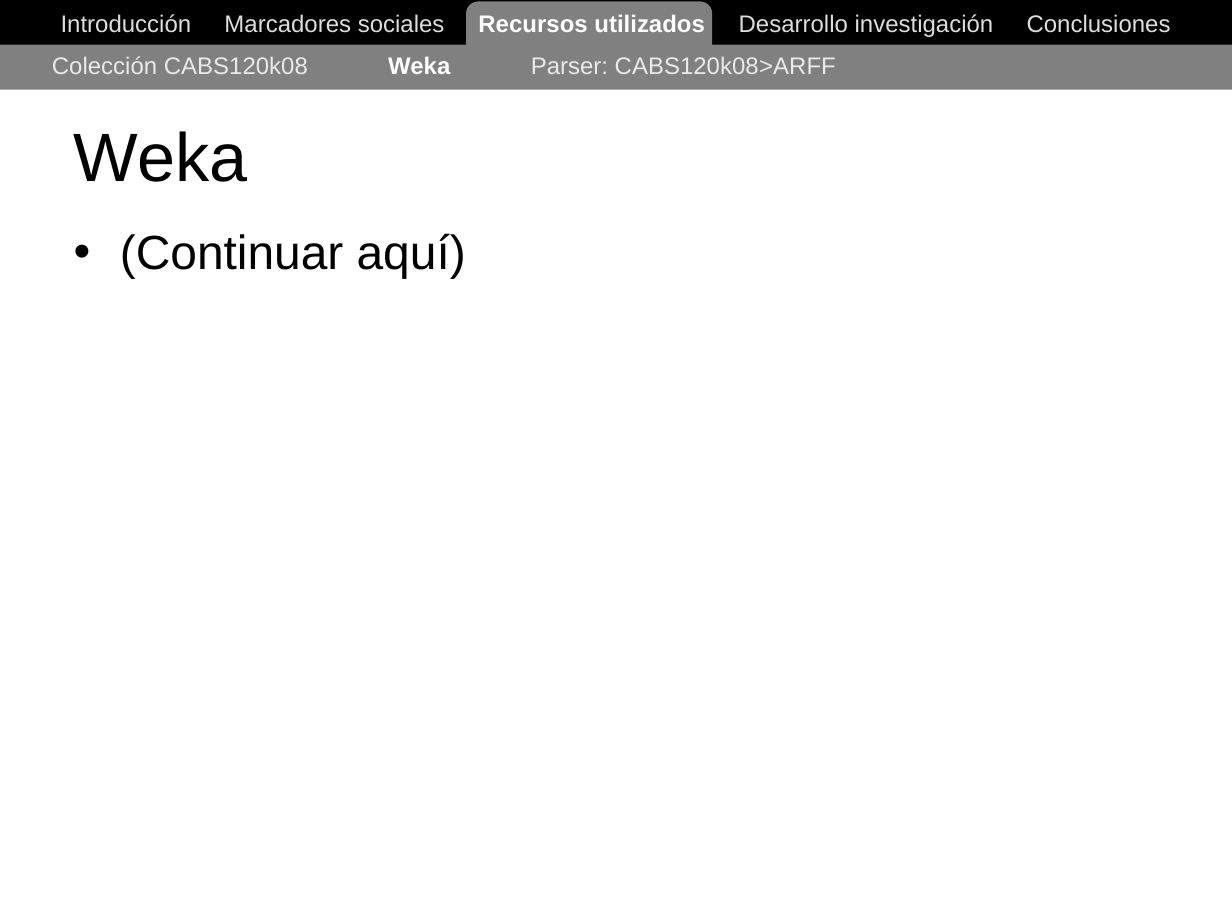
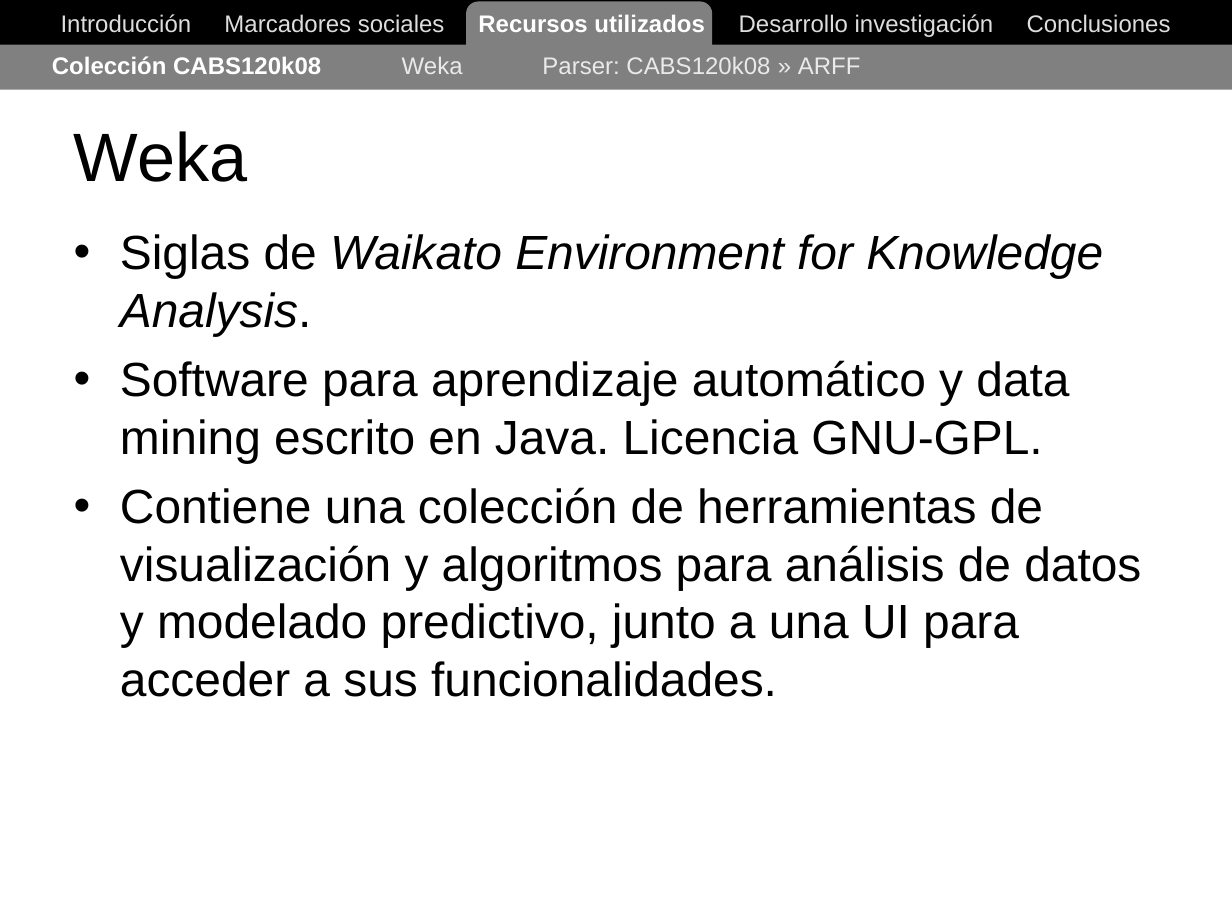
Before and after one commit to ak907kenai/nicotournetesis, a slide deck: slide 27 of docs_trunk/Nicolás Tourné - Presentación Tesis (v1).ppt (slide 24 before the commit). Drawn at 1232x924 pixels with LibreOffice and Linux fonts; fonts in the diff are those of the drawing. Boxes give left, top, right and bottom in pixels: in the first picture for what was removed or moved away, otherwise in the second. Text is boxed around its words. In the diff, an @@ line names an element or a change of style, - is before the commit and + after.

```diff
--- a/docs_trunk/Nicolás Tourné - Presentación Tesis (v1).ppt
+++ b/docs_trunk/Nicolás Tourné - Presentación Tesis (v1).ppt
@@ text at <box>52,56,861,74</box>: text changed @@
-Colección CABS120k08 Weka Parser: CABS120k08>ARFF
+Colección CABS120k08 Weka Parser: CABS120k08 » ARFF
@@ text at <box>120,234,1141,697</box>: text changed @@
-• (Continuar aquí)
+• Siglas de Waikato Environment for Knowledge Analysis.
+• Software para aprendizaje automático y data mining escrito en Java. Licencia GNU-GPL.
+• Contiene una colección de herramientas de visualización y algoritmos para análisis de datos y modelado predictivo, junto a una UI para acceder a sus funcionalidades.
```
Also in this commit, not shown: 3 other slides changed, 12 slides added.
